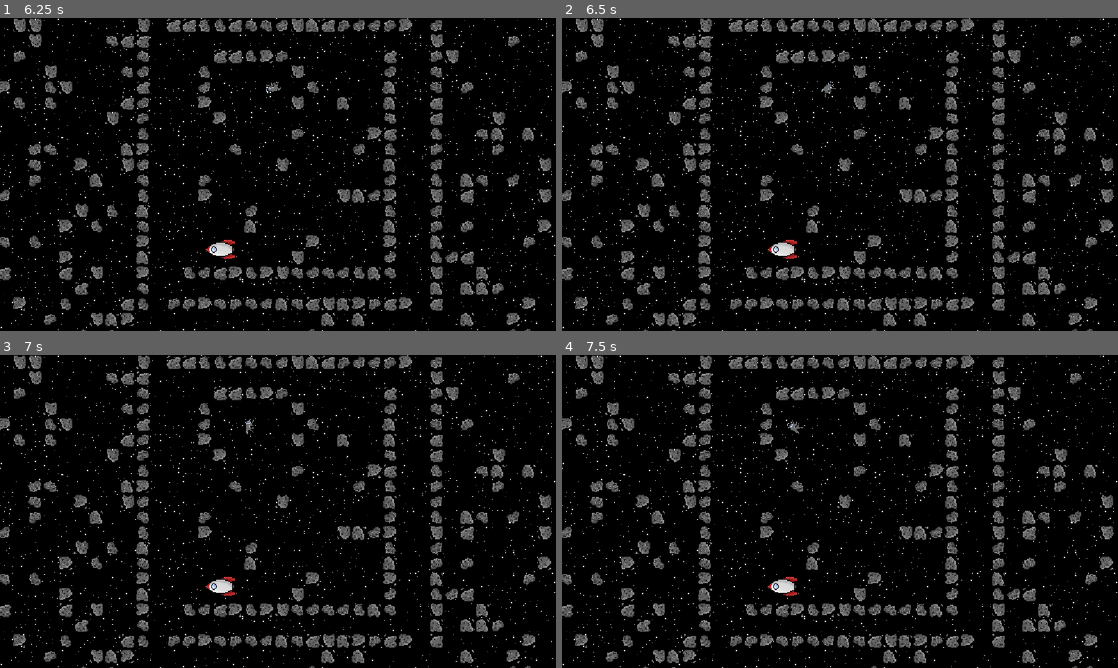
Above: before the commit, frames 1-4 (two rows, left to right).
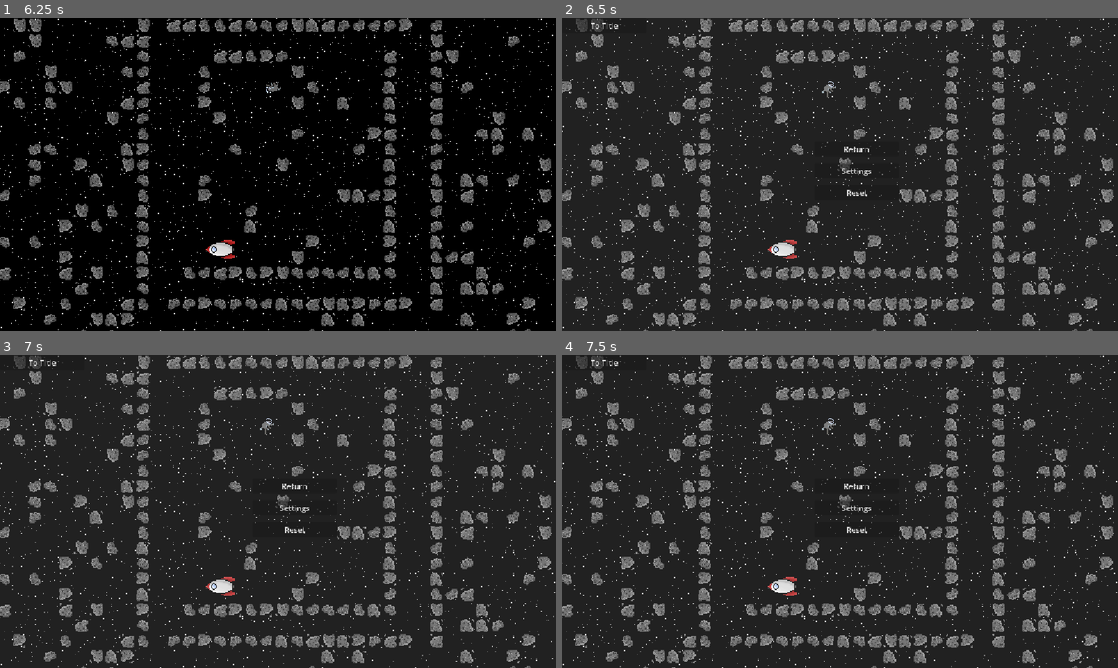
Above: after the commit, the same moments.

Repository: rsburke4/gmtk2026
Game: Godot game, scene res://scenes/title_screen.tscn
Same seed, same stepped clock (60 frames per second), same inputs: the game is played once before the commit and once after it.
Inputs:
- Up to frame 1 (6.25 s): click "Settings" at 0.5 s; click "Back" at 1.25 s; click "Play" at 2 s; tap Enter at 2.75 s; hold Right (move_right) 2.78-3.53 s; hold Down (move_down) 3.53-4.28 s; hold Right (move_right) 4.28-5.03 s; hold W (move_up) 5.03-5.78 s; tap Space at 5.75 s; hold A (move_left) from 5.78 s (still down)
- Up to frame 2 (6.5 s): keep holding A (move_left); tap Escape (pause, bound only after the commit) at 6.4 s
- Up to frame 3 (7 s): keep holding A (move_left)
- Up to frame 4 (7.5 s): release A (move_left) at 7.28 s; hold Down (move_down) from 7.28 s (still down)

Frame 1 is identical in both runs. In frame 2, 88% of the frame differs, in the area x 0-100%, y 0-100%; in frame 3, 88%; in frame 4, 88%.

Commit message:
Added pause screen that doesn't do anything yet

Diff:
--- a/project.godot
+++ b/project.godot
@@ -55,6 +55,11 @@
 , Object(InputEventKey,"resource_local_to_scene":false,"resource_name":"","device":-1,"window_id":0,"alt_pressed":false …(183 unchanged characters)…
 ]
 }
+pause={
+"deadzone": 0.2,
+"events": [Object(InputEventKey,"resource_local_to_scene":false,"resource_name":"","device":16,"window_id":0,"alt_pressed":false,"shift_pressed":false,"ctrl_pressed":false,"meta_pressed":false,"pressed":false,"keycode":0,"physical_keycode":4194305,"key_label":0,"unicode":0,"location":0,"echo":false,"script":null)
+]
+}
 
 [physics]
 
--- a/scenes/Level1.tscn
+++ b/scenes/Level1.tscn
@@ -4,6 +4,8 @@
 [ext_resource type="PackedScene" uid="uid://rt54qedwhr7j" path="res://entities/player/player.tscn" id="1_bwv4p"]
 [ext_resource type="Texture2D" uid="uid://bfm6uiidgfk4d" path="res://assets/sprites/asteroid_grid.png" id="3_odhdn"]
 [ext_resource type="PackedScene" uid="uid://cown2rwperj6e" path="res://entities/SpaceShip.tscn" id="4_dw26h"]
+[ext_resource type="Script" uid="uid://cb0vldj6chgn" path="res://scripts/pause_screen.gd" id="5_76388"]
+[ext_resource type="PackedScene" uid="uid://dq8y83661arkt" path="res://scenes/Pause.tscn" id="5_lrl65"]
 
 [sub_resource type="TileSetAtlasSource" id="TileSetAtlasSource_bwv4p"]
 texture = ExtResource("1_6ovph")
@@ -71,3 +73,10 @@
 position = Vector2(456, 480)
 rotation = -1.5707964
 scale = Vector2(2, 2)
+
+[node name="PauseScreen" type="CanvasLayer" parent="." unique_id=1542046583]
+process_mode = 3
+visible = false
+script = ExtResource("5_76388")
+
+[node name="Pause" parent="PauseScreen" unique_id=1792933715 instance=ExtResource("5_lrl65")]
--- /dev/null
+++ b/scenes/Pause.tscn
@@ -0,0 +1,60 @@
+[gd_scene format=3 uid="uid://dq8y83661arkt"]
+
+[node name="Pause" type="Control" unique_id=1792933715]
+layout_mode = 3
+anchors_preset = 15
+anchor_right = 1.0
+anchor_bottom = 1.0
+grow_horizontal = 2
+grow_vertical = 2
+
+[node name="Control" type="Control" parent="." unique_id=1540479034]
+layout_mode = 1
+anchors_preset = 15
+anchor_right = 1.0
+anchor_bottom = 1.0
+grow_horizontal = 2
+grow_vertical = 2
+
+[node name="ColorRect" type="ColorRect" parent="Control" unique_id=556401948]
+layout_mode = 1
+anchors_preset = 15
+anchor_right = 1.0
+anchor_bottom = 1.0
+grow_horizontal = 2
+grow_vertical = 2
+color = Color(1, 1, 1, 0.12941177)
+
+[node name="VBoxContainer" type="VBoxContainer" parent="Control" unique_id=132667010]
+layout_mode = 1
+anchors_preset = -1
+anchor_left = 0.5
+anchor_top = 0.5
+anchor_right = 0.56
+anchor_bottom = 0.5
+offset_left = -53.0
+offset_top = -68.0
+offset_right = 53.0
+offset_bottom = 68.0
+grow_horizontal = 2
+grow_vertical = 2
+theme_override_constants/separation = 14
+
+[node name="BackButton" type="Button" parent="Control/VBoxContainer" unique_id=416565964]
+layout_mode = 2
+text = "Return"
+
+[node name="SettingsButton" type="Button" parent="Control/VBoxContainer" unique_id=953767446]
+layout_mode = 2
+text = "Settings
+"
+
+[node name="ResetButton" type="Button" parent="Control/VBoxContainer" unique_id=673456504]
+layout_mode = 2
+text = "Reset"
+
+[node name="TitleButton" type="Button" parent="Control" unique_id=90165150]
+layout_mode = 1
+offset_right = 175.0
+offset_bottom = 31.0
+text = "To Title"
--- a/scenes/title_screen.tscn
+++ b/scenes/title_screen.tscn
@@ -2,8 +2,6 @@
 
 [ext_resource type="Script" uid="uid://bcax1sgr1exje" path="res://scripts/titleScreen/titleScreen.gd" id="1_fgkus"]
 [ext_resource type="Script" uid="uid://cu0qkdn6ubis5" path="res://scripts/titleScreen/settingsScreen.gd" id="1_sa3yf"]
-[ext_resource type="AudioStream" uid="uid://dgqxsfmpvqnop" path="res://assets/music/Scatman John - Scatman's World (with lyrics).mp3" id="3_mgrm8"]
-[ext_resource type="AudioStream" uid="uid://dea3kcj5bvvqy" path="res://assets/music/Trance - 009 Sound System Dreamscape (HD).mp3" id="4_dc4i4"]
 
 [node name="Control" type="Control" unique_id=735362885]
 layout_mode = 3
@@ -117,16 +115,6 @@
 text = "Quit
 "
 
-[node name="AudioStreamPlayer2D" type="AudioStreamPlayer2D" parent="." unique_id=1413802810]
-stream = ExtResource("3_mgrm8")
-autoplay = true
-bus = &"Music"
-
-[node name="AudioStreamPlayer2D2" type="AudioStreamPlayer2D" parent="." unique_id=850996895]
-stream = ExtResource("4_dc4i4")
-autoplay = true
-bus = &"SFX"
-
 [connection signal="toggled" from="Settings/VBoxContainer/CheckBox" to="Settings" method="_on_check_box_toggled"]
 [connection signal="drag_ended" from="Settings/VBoxContainer/MusicSlider" to="Settings" method="_on_music_slider_drag_ended"]
 [connection signal="value_changed" from="Settings/VBoxContainer/MusicSlider" to="Settings" method="_on_music_slider_value_changed"]
--- /dev/null
+++ b/scripts/pause_screen.gd
@@ -0,0 +1,26 @@
+extends CanvasLayer
+
+var child
+
+# Called when the node enters the scene tree for the first time.
+func _ready() -> void:
+	var paused = get_tree().paused
+	visible = paused
+	child = get_child(0)
+	child.process_mode = Node.PROCESS_MODE_DISABLED
+	pass # Replace with function body.
+
+
+# Called every frame. 'delta' is the elapsed time since the previous frame.
+func _process(delta: float) -> void:
+	pass
+
+func _unhandled_input(event: InputEvent) -> void:
+	if event.is_action_released("pause"):
+		var paused = !get_tree().paused
+		get_tree().paused = paused
+		visible = paused
+		if(paused):
+			child.process_mode = Node.PROCESS_MODE_DISABLED
+		else:
+			child.process_mode = Node.PROCESS_MODE_ALWAYS
--- a/scripts/titleScreen/settingsScreen.gd
+++ b/scripts/titleScreen/settingsScreen.gd
@@ -1,8 +1,6 @@
 extends Control
 
 @export var controlNode: Control
-@export var Song1: AudioStreamPlayer
-@export var Song2: AudioStreamPlayer
 
 # Called when the node enters the scene tree for the first time.
 func _ready() -> void:
@@ -12,7 +10,6 @@
 
 # Called every frame. 'delta' is the elapsed time since the previous frame.
 func _process(delta: float) -> void:
-
 	pass
 
 func _on_back_button_button_up() -> void:
Not shown, added: scripts/pause_screen.gd.uid
